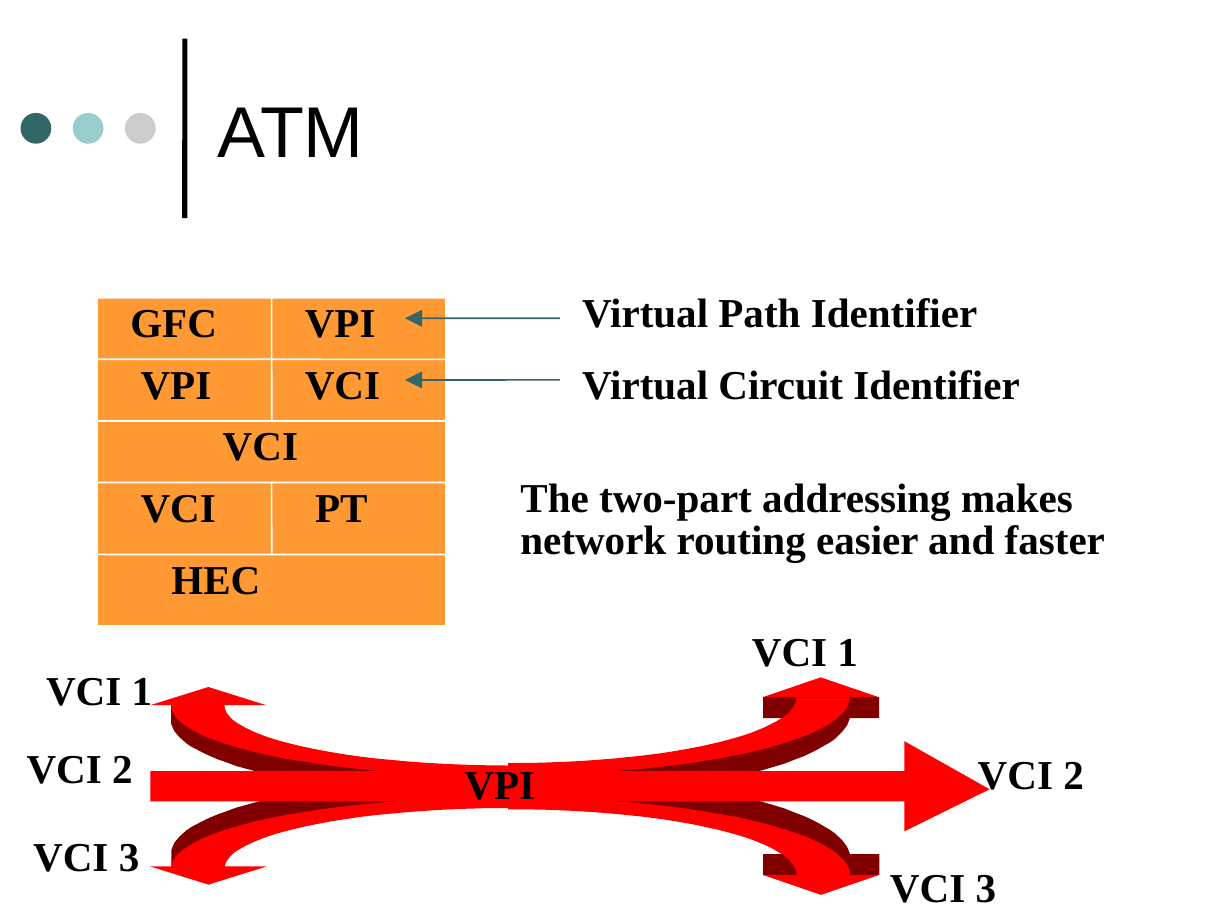
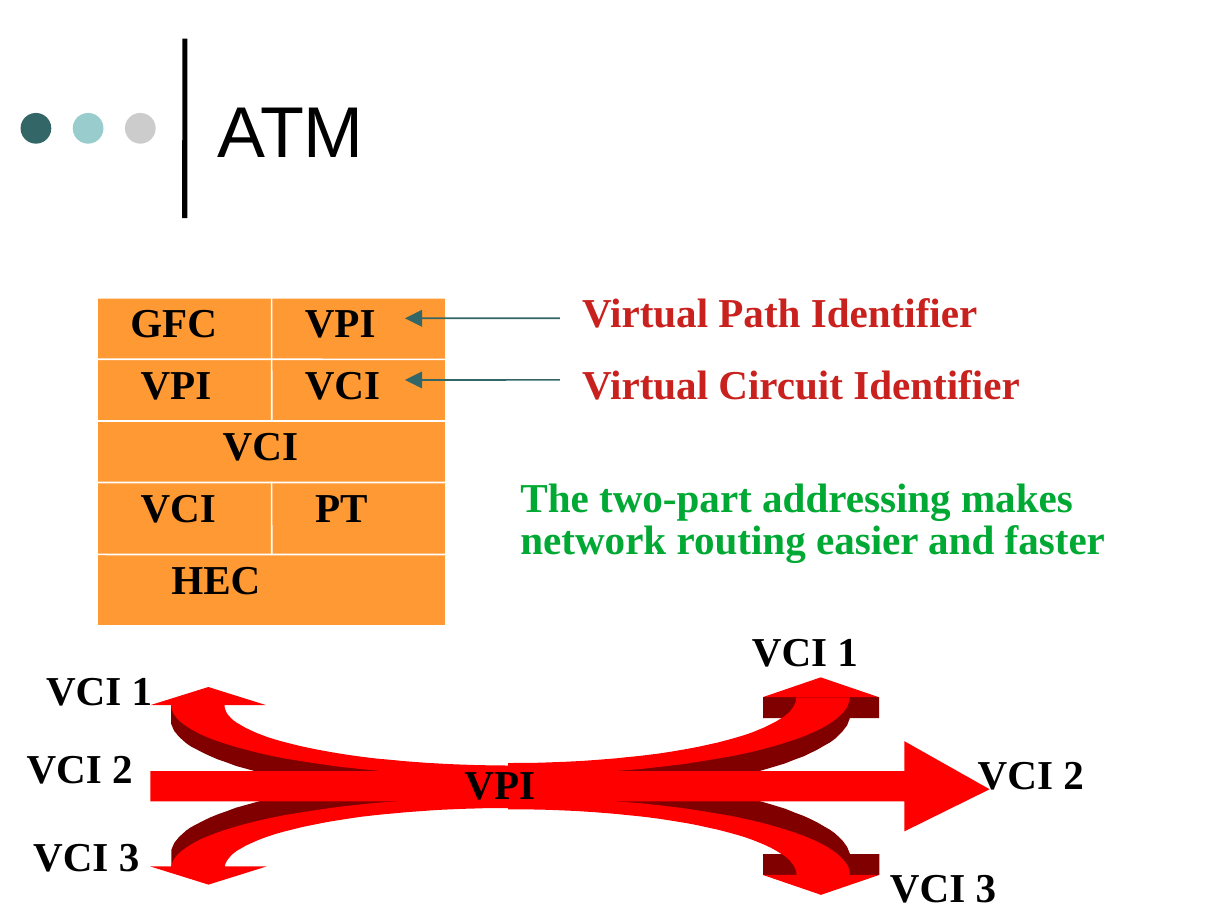
Before and after one commit to SahanWeerasiri/sem4, a slide deck: slide 22 of Computer Networks/WANs.odp. Drawn at 1232x924 pixels with LibreOffice and Linux fonts; fonts in the diff are those of the drawing. Boxes give left, top, right and bottom in pixels: in the first picture for what was removed or moved away, otherwise in the second. Text is boxed around its words. In the diff, an @@ line names an element or a change of style, - is before the commit and + after.

```diff
--- a/Computer Networks/WANs.odp
+++ b/Computer Networks/WANs.odp
@@ text "Virtual Path Identifier" at [582,298,977,328]: text colour #000000 to #C9211E @@
@@ text "Virtual Circuit Identifier" at [582,370,1019,400]: text colour #000000 to #C9211E @@
@@ text "The two-part addressing makes network ..." at [520,483,1105,561]: text colour #000000 to #00A933 @@
```
Also in this commit, not shown: 25 other slides changed.
